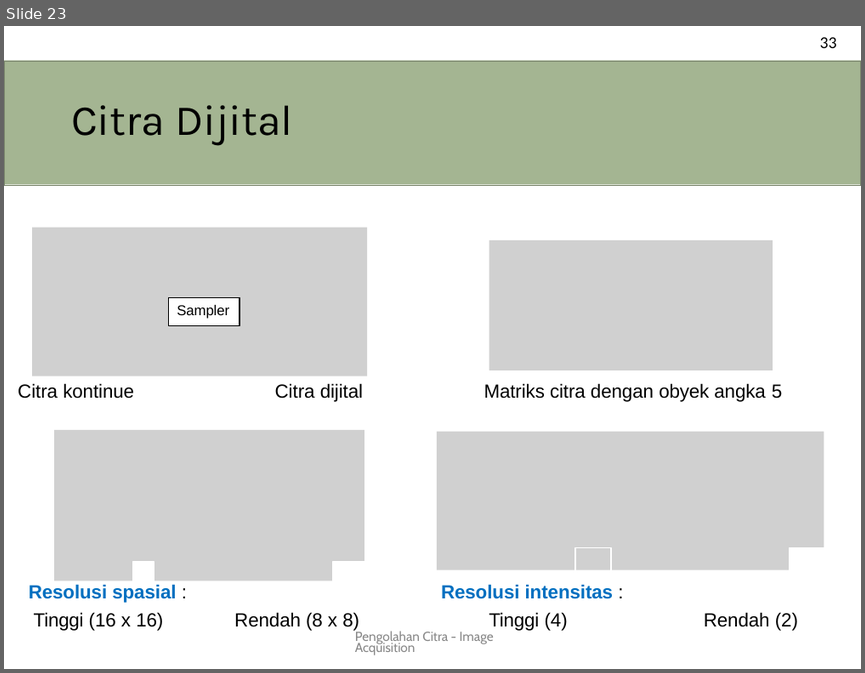
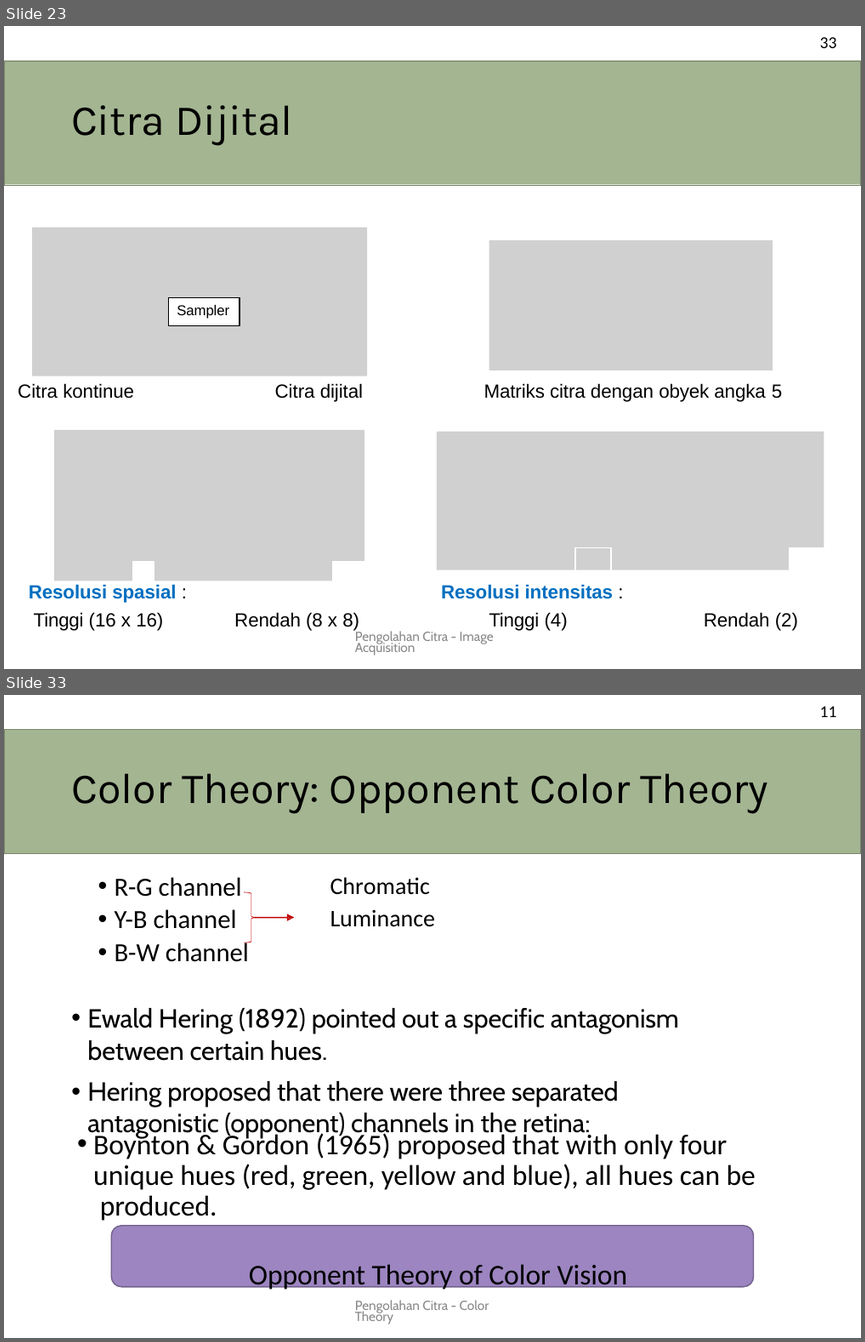
Before and after one commit to novalassalam/comvis, a slide deck: pencit.pptx. Shown one above the other, each under a label of ours: slide 23 before the commit, slides 23 and 33 after it; the slides between them are not shown. The pictures are 865x673 and 865x1342 pixels, drawn with LibreOffice and Linux fonts; fonts in the diff are those of the drawing; grey boxes stand for pictures. Boxes give left, top, right and bottom in pixels: in the first picture for what was removed or moved away, otherwise in the second. Text is boxed around its words. In the diff, an @@ line names an element or a change of style, - is before the commit and + after.

```diff
--- a/pencit.pptx
+++ b/pencit.pptx
@@ slide 33 added at (x1=4, y1=695, x2=861, y2=1338), background #FFFFFF @@
@@ text added at (x1=820, y1=706, x2=837, y2=717), 14 pt, text #000000 @@
+11
@@ title added at (x1=4, y1=729, x2=861, y2=853), fill #A4B592, outline #78846A 0.96 pt, 36 pt, text #000000 @@
+Color Theory: Opponent Color Theory
@@ text added at (x1=114, y1=877, x2=249, y2=962), 22 pt, text #000000 @@
+• R-G channel
+• Y-B channel
+• B-W channel
@@ freeform shape added at (x1=244, y1=892, x2=258, y2=942), outline #C00000 0.48 pt @@
@@ text added at (x1=330, y1=877, x2=430, y2=895), 20 pt, text #000000 @@
+Chromatic
@@ freeform shape added at (x1=255, y1=913, x2=295, y2=920), fill #C00000 @@
@@ text added at (x1=330, y1=909, x2=436, y2=927), 20 pt, text #000000 @@
+Luminance
@@ text added at (x1=87, y1=1008, x2=679, y2=1137), 22 pt, text #000000 @@
+• Ewald Hering (1892) pointed out a specific antagonism
+between certain hues.
+• Hering proposed that there were three separated antagonistic (opponent) channels in the retina:
@@ text added at (x1=93, y1=1130, x2=755, y2=1291), 24 pt, text #000000 @@
+• Boynton & Gordon (1965) proposed that with only four unique hues (red, green, yellow and blue), all hues can be produced.
+Opponent Theory of Color Vision
@@ freeform shape added at (x1=111, y1=1225, x2=753, y2=1287), fill #9C85C0 @@
@@ freeform shape added at (x1=111, y1=1225, x2=753, y2=1287), outline #705F8B 0.96 pt @@
@@ text added at (x1=355, y1=1299, x2=488, y2=1324), 11 pt, text #888888 @@
+Pengolahan Citra - Color Theory
```
Also in this commit, not shown: 29 other slides added.
